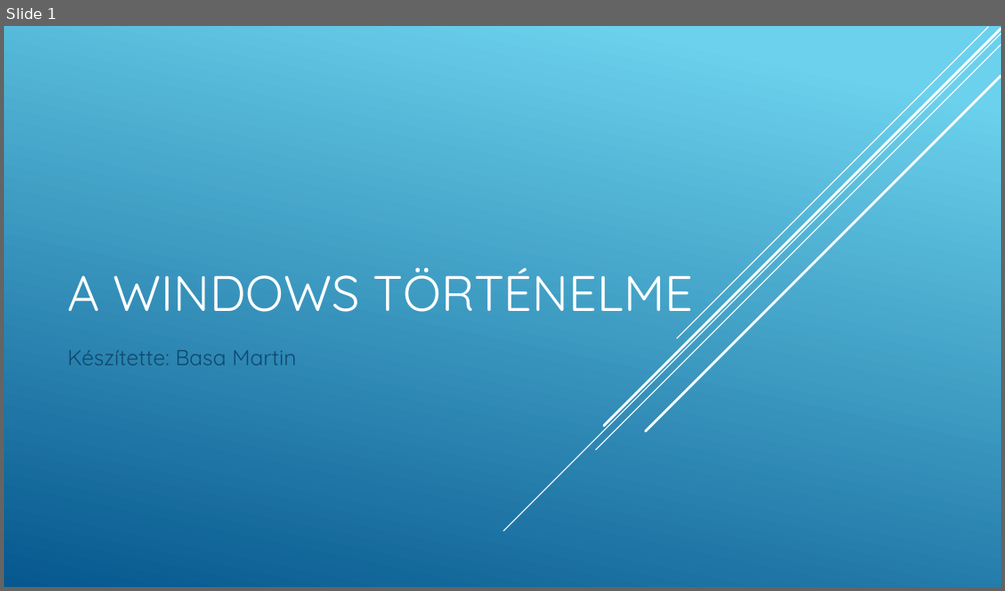
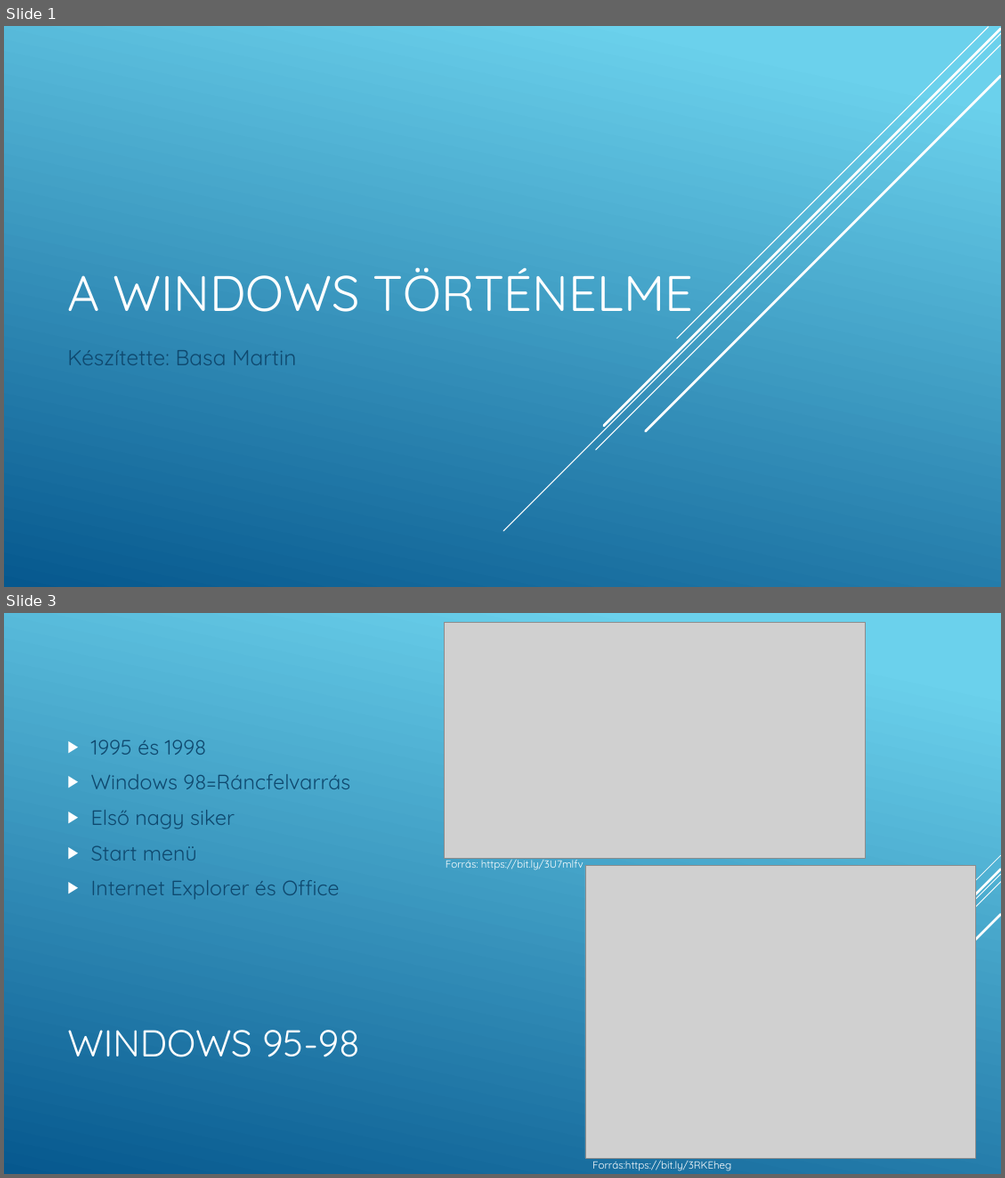
Before and after one commit to Martinanevem/ppt, a slide deck: A Windows történelme.pptx. Shown one above the other, each under a label of ours: slide 1 before the commit, slides 1 and 3 after it; the slides between them are not shown. The pictures are 1005x591 and 1005x1178 pixels, drawn with LibreOffice and Linux fonts; fonts in the diff are those of the drawing; grey boxes stand for pictures. Boxes give left, top, right and bottom in pixels: in the first picture for what was removed or moved away, otherwise in the second. Text is boxed around its words. In the diff, an @@ line names an element or a change of style, - is before the commit and + after.

```diff
--- a/A Windows történelme.pptx
+++ b/A Windows történelme.pptx
@@ slide 3 added at [4, 613, 1001, 1174], background gradient #6ED2EB to #06588E @@
@@ picture added at [445, 622, 866, 859] @@
@@ text added at [91, 739, 350, 899], 20 pt, text #0F496F @@
+▶ 1995 és 1998
+▶ Windows 98=Ráncfelvarrás
+▶ Első nagy siker
+▶ Start menü
+▶ Internet Explorer és Office
@@ text added at [445, 857, 583, 870], 10 pt, text #FFFFFF @@
+Forrás: https://bit.ly/3U7mlfv
@@ picture added at [585, 865, 975, 1158] @@
@@ group added at [757, 855, 1001, 1118]: 5 lines @@
@@ title added at [67, 1030, 360, 1057], 36 pt, text #FFFFFF @@
+WINDOWS 95-98
@@ text added at [592, 1158, 731, 1171], 10 pt, text #FFFFFF @@
+Forrás:https://bit.ly/3RKEheg
```
Also in this commit, not shown: 1 slide changed, 7 other slides added, 2 slides removed.
